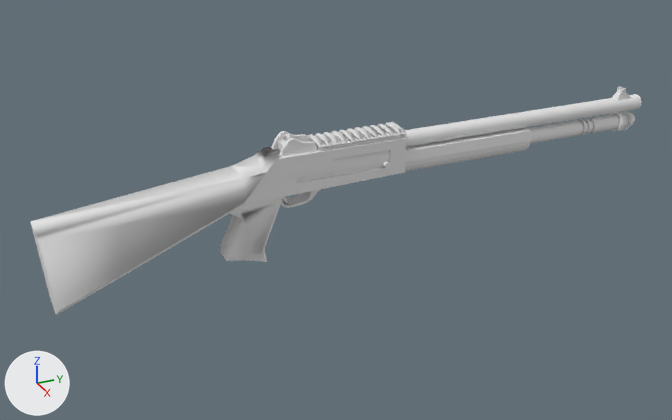
The OBJ model src/main/resources/assets/hbm/models/weapons/benelli_new.obj as it was, and as the next commit left it.
Before and after are seen from a camera (50 mm lens) standing at (45.8, -22.9, 21.6) and looking at (-1.2, -1.8, -1.9). Lighting does not change. The marker at lower left points along +X, +Y and +Z. Where no turn or scale is listed for an object, it has been applied to the vertices. Vertices at the same position are counted once.

Names of what the first picture shows: 'Cube.007_Cube.012', 'Slide_Cylinder'.
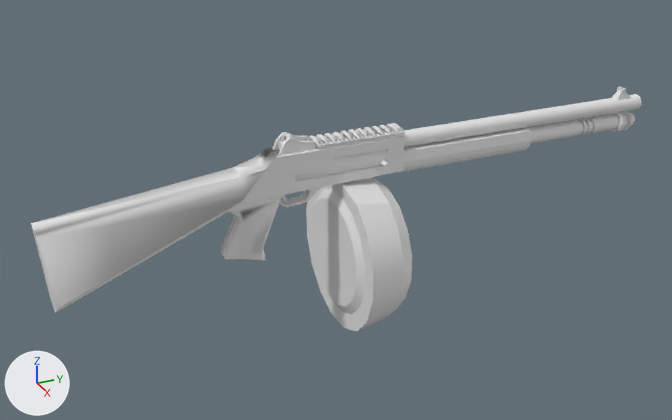
What differs and where, as boxes [x1, y1, x2, y2] in the pictures (672 x 420 px; the box of a moved part takes in the faces that stretch with it):
'Cube.007_Cube.012', reshaped
    before: [30, 86, 641, 315]
    after: [31, 86, 641, 313]
'Drum', added
    after: [306, 177, 412, 331]
part 1 of me_cube_007_cube_012, moved or reshaped
    before: [30, 137, 406, 315]
    after: [31, 136, 404, 313]

The change in detail:
me_cube_007_cube_012 is used by ob_cube_007_cube_012; location (0.0, 0.0, 0.0).
me_cube_007_cube_012 had 972 vertices, 1849 faces and spanned x -1.2..1.2, y -19.4..19.5, z -3.9..3.9.
me_cube_007_cube_012 now has 972 vertices, 1849 faces and spans x -0.9..0.9, y -19.4..19.5, z -3.9..3.9.
me_cube_007_cube_012 part 1: 142 of 972 vertices moved; they spanned x -1.2..1.2, y -19.4..1.7, z -3.9..3.4 and now span x -0.9..0.9, y -19.4..1.7, z -3.9..3.4; mean shift (0.0, 0.0, 0.0); largest move (-1.2, -18.9, -3.6) -> (-0.9, -18.9, -3.6).
Mesh me_drum is new.
It has 84 vertices, 164 faces and spans x -4.88..4.86, y -2.51..0.8, z -8.95..2.0.
Object 'Drum' (ob_drum) is new; it shows me_drum.
Its location is (0.0, 0.0, 0.0).
